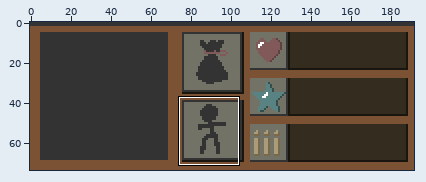
Two versions of one sprite sheet, images/cSheet.png. The picture above shows the old version from afar; the outline marks the close-up.
Close-up. Before the commit:
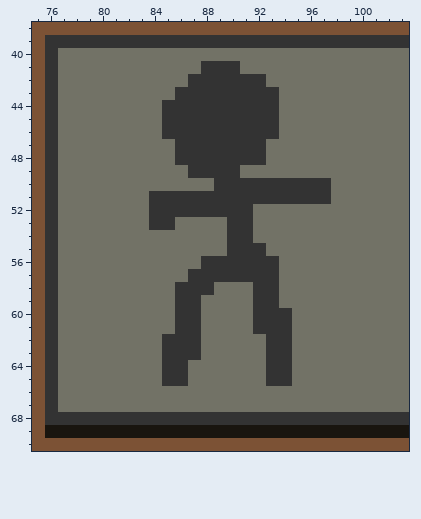
The file is 192x74 pixels. Shown: x 75..103, y 38..70.
And afterwards:
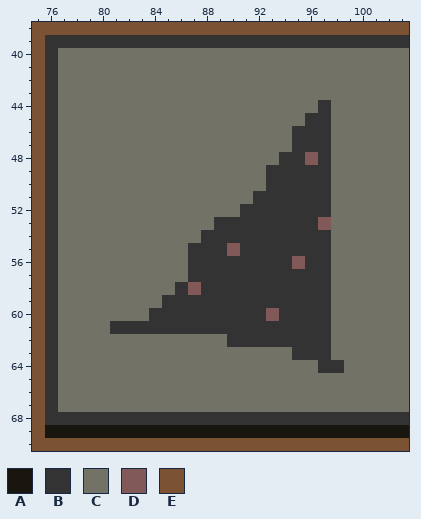
Palette (. is transparent): A #19150f  B #333333  C #727266  D #825959  E #7c5235
What changed:
{"y":41,"x":88,"old":"BBB","new":"CCC"}
{"y":42,"x":87,"old":"BBBBBB","new":"CCCCCC"}
{"y":43,"x":86,"old":"BBBBBBBB","new":"CCCCCCCC"}
{"y":44,"x":85,"old":"BBBBBBBBB","new":"CCCCCCCCC"}
{"y":44,"x":97,"old":"C","new":"B"}
{"y":45,"x":85,"old":"BBBBBBBBB","new":"CCCCCCCCC"}
{"y":45,"x":96,"old":"CC","new":"BB"}
{"y":46,"x":85,"old":"BBBBBBBBB","new":"CCCCCCCCC"}
{"y":46,"x":95,"old":"CCC","new":"BBB"}
{"y":47,"x":86,"old":"BBBBBBB","new":"CCCCCCC"}
{"y":47,"x":95,"old":"CCC","new":"BBB"}
{"y":48,"x":86,"old":"BBBBBBB","new":"CCCCCCC"}
{"y":48,"x":94,"old":"CCCC","new":"BBDB"}
{"y":49,"x":87,"old":"BBBB","new":"CCCC"}
{"y":49,"x":93,"old":"CCCCC","new":"BBBBB"}
{"y":50,"x":89,"old":"BBBB","new":"CCCC"}
{"y":51,"x":84,"old":"BBBBBBBB","new":"CCCCCCCC"}
{"y":52,"x":84,"old":"BBBBBBB","new":"CCCCCCC"}
{"y":52,"x":92,"old":"CCCCCC","new":"BBBBBB"}
{"y":53,"x":84,"old":"BB","new":"CC"}
{"y":53,"x":89,"old":"C","new":"B"}
{"y":53,"x":92,"old":"CCCCCC","new":"BBBBBD"}
{"y":54,"x":88,"old":"CC","new":"BB"}
{"y":54,"x":92,"old":"CCCCCC","new":"BBBBBB"}
{"y":55,"x":87,"old":"CCCB","new":"BBBD"}
{"y":55,"x":93,"old":"CCCCC","new":"BBBBB"}
{"y":56,"x":87,"old":"C","new":"B"}
{"y":56,"x":94,"old":"CCCC","new":"BDBB"}
{"y":57,"x":94,"old":"CCCC","new":"BBBB"}
{"y":58,"x":87,"old":"B","new":"D"}
{"y":58,"x":89,"old":"CCC","new":"BBB"}
{"y":58,"x":94,"old":"CCCC","new":"BBBB"}
{"y":59,"x":85,"old":"C","new":"B"}
{"y":59,"x":88,"old":"CCCC","new":"BBBB"}
{"y":59,"x":94,"old":"CCCC","new":"BBBB"}
{"y":60,"x":84,"old":"CC","new":"BB"}
{"y":60,"x":88,"old":"CCCC","new":"BBBB"}
{"y":60,"x":93,"old":"B","new":"D"}
{"y":60,"x":95,"old":"CCC","new":"BBB"}
{"y":61,"x":81,"old":"CCCCC","new":"BBBBB"}
{"y":61,"x":88,"old":"CCCC","new":"BBBB"}
{"y":61,"x":95,"old":"CCC","new":"BBB"}
{"y":62,"x":85,"old":"BBB","new":"CCC"}
{"y":62,"x":90,"old":"CCC","new":"BBB"}
{"y":62,"x":95,"old":"CCC","new":"BBB"}
{"y":63,"x":85,"old":"BBB","new":"CCC"}
{"y":63,"x":93,"old":"BBCCC","new":"CCBBB"}
{"y":64,"x":85,"old":"BB","new":"CC"}
{"y":64,"x":93,"old":"BB","new":"CC"}
{"y":64,"x":97,"old":"CC","new":"BB"}
{"y":65,"x":85,"old":"BB","new":"CC"}
{"y":65,"x":93,"old":"BB","new":"CC"}
{"label":"changed","picture_box":[110,61,344,386]}
